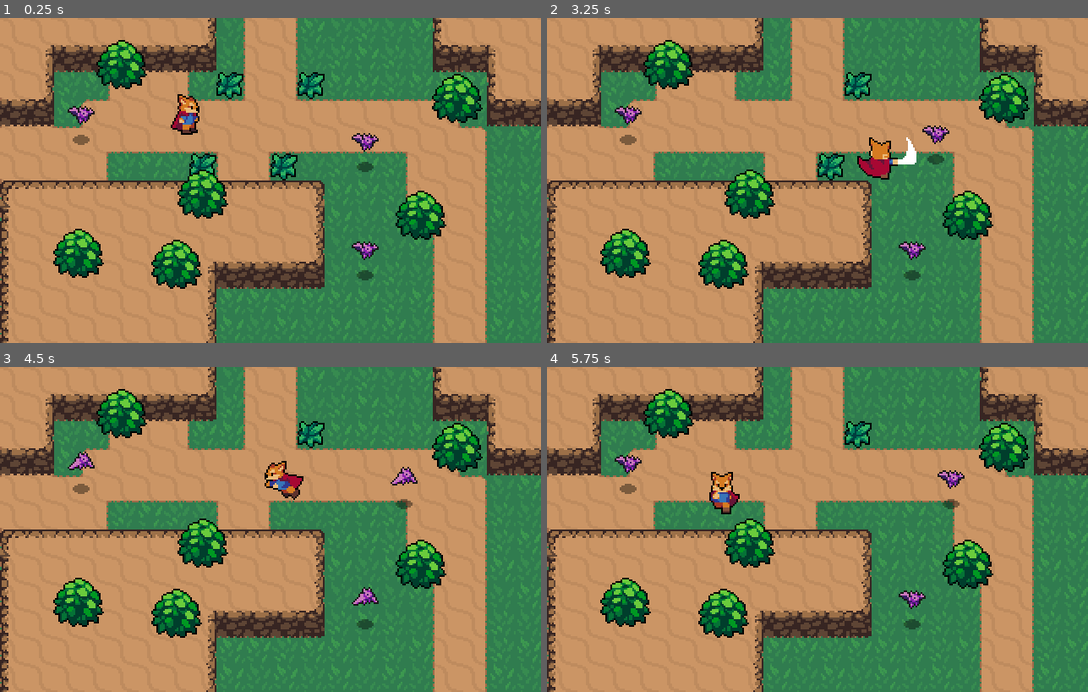
Above: before the commit, frames 1-4 (two rows, left to right).
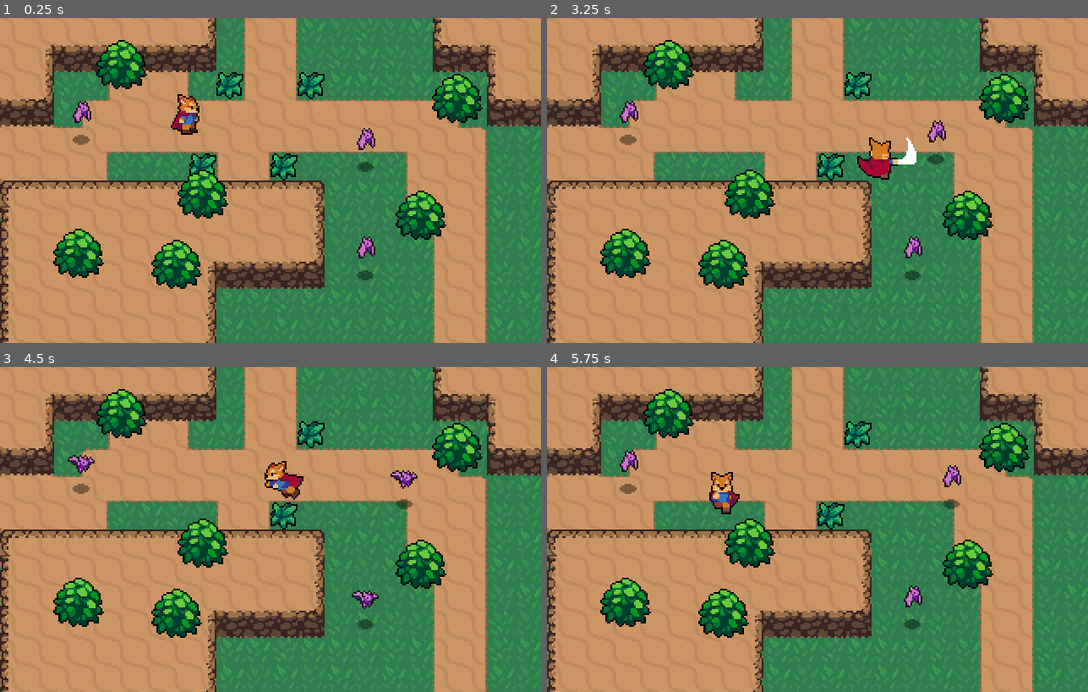
Above: after the commit, the same moments.

Repository: firedev/action-rpg
Game: Godot game, scene res://World.tscn
Same seed, same stepped clock (60 frames per second), same inputs: the game is played once before the commit and once after it.
Inputs:
- Up to frame 1 (0.25 s): no input
- Up to frame 2 (3.25 s): hold Right (ui_right) 0.53-1.28 s; tap Space (attack) at 0.6, 1.35, 2.3, 2.85 s; hold Down (ui_down) 1.28-2.03 s; hold Right (ui_right) 2.03-2.78 s; tap Z (roll) at 2.1 s; hold Up (ui_up) from 2.78 s (still down)
- Up to frame 3 (4.5 s): release Up (ui_up) at 3.53 s; hold Left (ui_left) from 3.53 s (still down); tap Space (attack) at 3.6 s; tap Z (roll) at 4.35 s
- Up to frame 4 (5.75 s): tap Space (attack) at 4.55, 5.1 s; release Left (ui_left) at 5.03 s; hold Down (ui_down) from 5.03 s (still down)

The runs differ from the first frame. In frame 1, 0.6% of the frame differs, in the area x 12-70%, y 25-75%; in frame 2, 0.6%; in frame 3, 0.9%; in frame 4, 0.9%, in the area x 12-78%, y 25-75%.

Commit message:
Shared Health

Diff:
--- a/Enemies/Bat.gd
+++ b/Enemies/Bat.gd
@@ -4,14 +4,18 @@
 const KNOCKBACK_SPEED = 100
 
 var knockback = Vector2.ZERO
-var health = 3
+onready var stats = $Stats
+
+func _ready():
+	print(stats.max_health)
+	print(stats.health)
 
 func _physics_process(delta):
 	knockback = knockback.move_toward(Vector2.ZERO, FRICTION * delta)
 	knockback = move_and_slide(knockback)
-	if (knockback == Vector2.ZERO && health <= 0):
+	if (knockback == Vector2.ZERO && stats.health <= 0):
 		queue_free()
 
 func _on_Hurtbox_area_entered(area):
-	health = health - 1
+	stats.health = stats.health - 1
 	knockback = area.knockback_vector * KNOCKBACK_SPEED
--- a/Enemies/Bat.tscn
+++ b/Enemies/Bat.tscn
@@ -1,9 +1,10 @@
-[gd_scene load_steps=13 format=2]
+[gd_scene load_steps=14 format=2]
 
 [ext_resource path="res://Enemies/Bat.png" type="Texture" id=1]
 [ext_resource path="res://Shadows/SmallShadow.png" type="Texture" id=2]
 [ext_resource path="res://Boxes/Hurtbox.tscn" type="PackedScene" id=3]
 [ext_resource path="res://Enemies/Bat.gd" type="Script" id=4]
+[ext_resource path="res://World/Stats.tscn" type="PackedScene" id=5]
 
 [sub_resource type="AtlasTexture" id=1]
 atlas = ExtResource( 1 )
@@ -49,7 +50,7 @@
 position = Vector2( 0, -12 )
 frames = SubResource( 6 )
 animation = "Fly"
-frame = 1
+frame = 4
 playing = true
 
 [node name="SmallShadow" type="Sprite" parent="."]
@@ -65,6 +66,9 @@
 [node name="CollisionShape2D" parent="Hurtbox" index="0"]
 position = Vector2( 0, -10 )
 shape = SubResource( 8 )
+
+[node name="Stats" parent="." instance=ExtResource( 5 )]
+max_health = 3
 [connection signal="area_entered" from="Hurtbox" to="." method="_on_Hurtbox_area_entered"]
 
 [editable path="Hurtbox"]
--- a/Player/Player.tscn
+++ b/Player/Player.tscn
@@ -609,7 +609,7 @@
 position = Vector2( 0, -8 )
 texture = ExtResource( 2 )
 hframes = 60
-frame = 50
+frame = 32
 
 [node name="CollisionShape2D" type="CollisionShape2D" parent="."]
 rotation = -1.5708
@@ -644,10 +644,10 @@
 
 [node name="HitboxPivot" type="Position2D" parent="."]
 position = Vector2( 0, -4 )
-rotation = 1.5708
+rotation = 3.14159
 
 [node name="SwordHitbox" parent="HitboxPivot" instance=ExtResource( 3 )]
-position = Vector2( 15, 0 )
+position = Vector2( 14, 0 )
 collision_mask = 8
 script = ExtResource( 4 )
 
--- a/World.tscn
+++ b/World.tscn
@@ -26,6 +26,10 @@
 0/autotile/z_index_map = [  ]
 0/occluder_offset = Vector2( 0, 0 )
 0/navigation_offset = Vector2( 0, 0 )
+0/shape_offset = Vector2( 0, 0 )
+0/shape_transform = Transform2D( 1, 0, 0, 1, 0, 0 )
+0/shape_one_way = false
+0/shape_one_way_margin = 0.0
 0/shapes = [  ]
 0/z_index = 0
 
@@ -206,6 +210,11 @@
 0/autotile/z_index_map = [  ]
 0/occluder_offset = Vector2( 0, 0 )
 0/navigation_offset = Vector2( 0, 0 )
+0/shape_offset = Vector2( 0, 0 )
+0/shape_transform = Transform2D( 1, 0, 0, 1, 0, 0 )
+0/shape = SubResource( 2 )
+0/shape_one_way = false
+0/shape_one_way_margin = 1.0
 0/shapes = [ {
 "autotile_coord": Vector2( 0, 0 ),
 "one_way": false,
--- /dev/null
+++ b/World/Stats.gd
@@ -0,0 +1,4 @@
+extends Node
+
+export var max_health = 1
+onready var health = max_health
--- /dev/null
+++ b/World/Stats.tscn
@@ -0,0 +1,6 @@
+[gd_scene load_steps=2 format=2]
+
+[ext_resource path="res://World/Stats.gd" type="Script" id=1]
+
+[node name="Stats" type="Node2D"]
+script = ExtResource( 1 )
--- a/project.godot
+++ b/project.godot
@@ -52,14 +52,14 @@
 
 [input]
 
+attack={
+"deadzone": 0.5,
+"events": [ Object(InputEventKey,"resource_local_to_scene":false,"resource_name":"","device":0,"alt":false,"shift":false,"control":false,"meta":false,"command":false,"pressed":false,"scancode":32,"unicode":0,"echo":false,"script":null)
+ ]
+}
 roll={
 "deadzone": 0.5,
 "events": [ Object(InputEventKey,"resource_local_to_scene":false,"resource_name":"","device":0,"alt":false,"shift":false,"control":false,"meta":false,"command":false,"pressed":false,"scancode":90,"unicode":0,"echo":false,"script":null)
- ]
-}
-attack={
-"deadzone": 0.5,
-"events": [ Object(InputEventKey,"resource_local_to_scene":false,"resource_name":"","device":0,"alt":false,"shift":false,"control":false,"meta":false,"command":false,"pressed":false,"scancode":32,"unicode":0,"echo":false,"script":null)
  ]
 }
 
